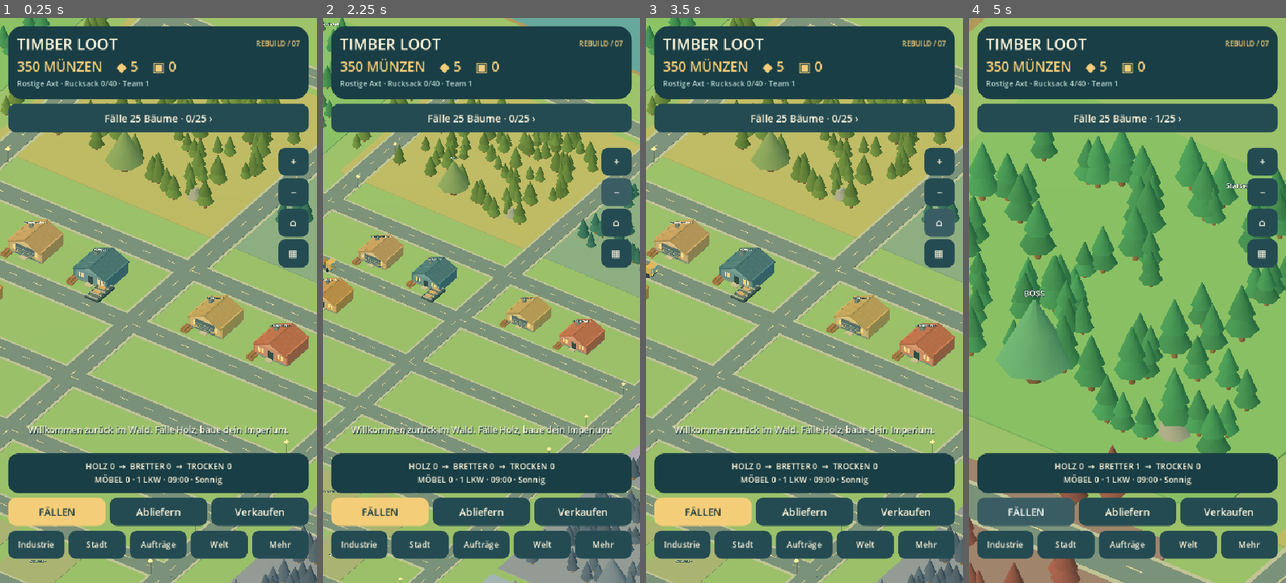
Above: before the commit, frames 1-4 (left to right).
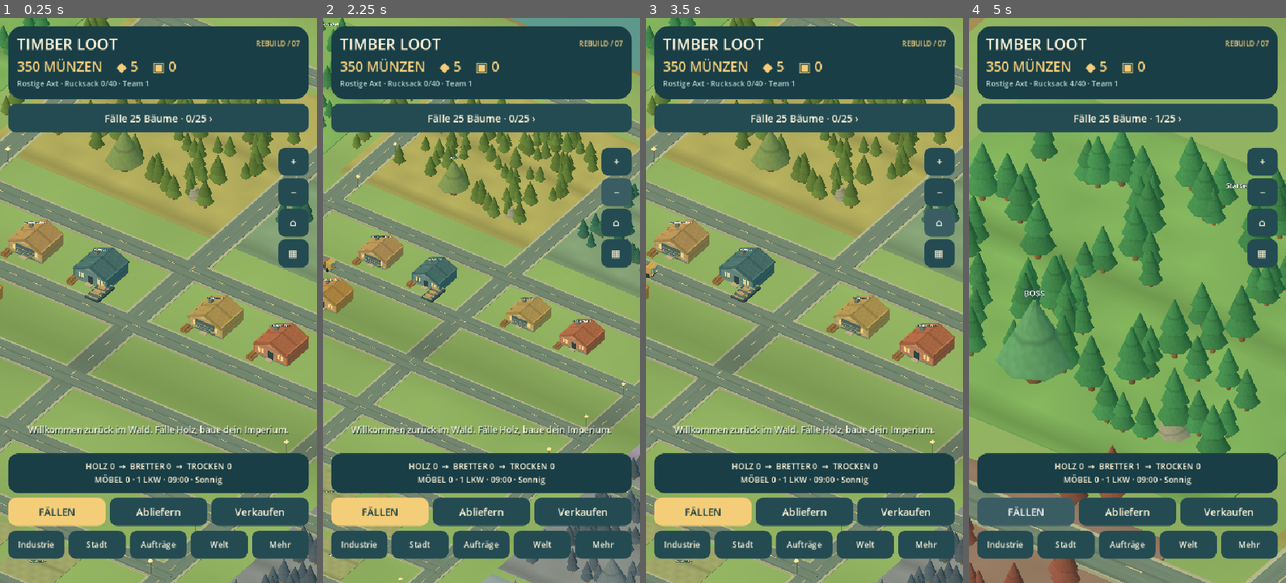
Above: after the commit, the same moments.

Repository: Whiskymitschuss/Project-Encyclopedia
Game: Godot game, scene res://Scenes/Main.tscn
The game is run twice, just before and just after one commit, with the same random seed, the same clock (stepped at 60 frames per second) and the same inputs.
Inputs:
- Up to frame 1 (0.25 s): no input
- Up to frame 2 (2.25 s): click "Fälle 25 Bäume · 0/25 ›" at 0.5 s; click "+" at 1.25 s; click "−" at 2 s
- Up to frame 3 (3.5 s): click "⌂" at 2.75 s
- Up to frame 4 (5 s): click "▦" at 3.5 s; click "FÄLLEN" at 4.25 s

The runs differ from the first frame. In frame 1, 13% of the frame differs, in the area x 0-100%, y 0-100%; in frame 2, 11%; in frame 3, 13%; in frame 4, 6.2%.

Commit message:
Polish mobile layout, pool effects, batch models and document tested rebuild

Diff:
--- a/Buildings/Models.gd
+++ b/Buildings/Models.gd
@@ -2,6 +2,7 @@
 extends RefCounted
 
 static var materials: Dictionary = {}
+static var grain: ImageTexture
 
 static func material(color: Color, glow: bool = false) -> StandardMaterial3D:
  var key = str(color)+str(glow)
@@ -9,6 +10,16 @@
  var result = StandardMaterial3D.new()
  result.albedo_color = color
  result.roughness = 0.88
+ if grain == null:
+  var image = Image.create(32,32,false,Image.FORMAT_RGB8)
+  for y in 32:
+   for x in 32:
+    var value = 0.92+float((x*13+y*7)%9)*0.01
+    if y%8==0: value = 0.83
+    image.set_pixel(x,y,Color(value,value,value))
+  image.generate_mipmaps()
+  grain = ImageTexture.create_from_image(image)
+ if not glow: result.albedo_texture = grain
  if glow:
   result.emission_enabled = true
   result.emission = color
@@ -89,6 +100,7 @@
    cylinder(root,0.4,3,Vector3(x,1.8,-4),Color("b18a5f"))
    cylinder(root,2.4,4,Vector3(x,4.3,-4),Color("5d9c64"),0.5)
    box(root,Vector3(3.0,0.5,1),Vector3(x,1.1,4),Color("b18758"))
+  bake(root)
   return root
  box(root,Vector3(width,0.7,depth),Vector3(0,0.65,0),Color("91a59c"))
  box(root,Vector3(width,height,depth),Vector3(0,height/2+0.9,0),Color("f0dfb7") if city else tone.lightened(0.23))
@@ -134,7 +146,29 @@
   if kind == "clinic":
    box(root,Vector3(2.8,0.6,0.2),Vector3(0,height+0.1,5.8),Color("e37e73"))
    box(root,Vector3(0.6,2.8,0.2),Vector3(0,height+0.1,5.9),Color("e37e73"))
+ bake(root)
  return root
+
+static func bake(root: Node3D) -> void:
+ var batches = {}
+ var old = []
+ for child in root.get_children():
+  if not child is MeshInstance3D or child.name in ["Saw","Crane"]: continue
+  var key = child.material_override
+  if not batches.has(key):
+   var surface = SurfaceTool.new()
+   surface.begin(Mesh.PRIMITIVE_TRIANGLES)
+   surface.set_material(key)
+   batches[key] = surface
+  batches[key].append_from(child.mesh,0,child.transform)
+  old.append(child)
+ for key in batches:
+  var combined = MeshInstance3D.new()
+  combined.mesh = batches[key].commit()
+  root.add_child(combined)
+ for child in old:
+  root.remove_child(child)
+  child.free()
 
 static func construction(progress: float) -> Node3D:
  var root = Node3D.new()
@@ -150,4 +184,5 @@
  arm.name = "Crane"
  box(root,Vector3(0.1,7,0.1),Vector3(-3,9.5,-5),Color("485d61"))
  log_pile(root,Vector3(-6,0.4,7),5)
+ bake(root)
  return root
--- a/Components/World.gd
+++ b/Components/World.gd
@@ -24,11 +24,14 @@
 var chip_pool: Array = []
 var chip_index = 0
 var cranes: Array = []
+var environment_resource: Environment
+var auto_tree_clock = 0.0
 
 func _ready() -> void:
  RenderingServer.set_default_clear_color(Color("71b6bf"))
  var environment_node = WorldEnvironment.new()
  var env = Environment.new()
+ environment_resource = env
  env.background_mode = Environment.BG_COLOR
  env.background_color = Color("71b6bf")
  env.ambient_light_source = Environment.AMBIENT_SOURCE_COLOR
@@ -99,6 +102,7 @@
    Models.cylinder(scenery,0.15,5,Vector3(x,3,z),Color("7c8d80"))
    var lamp = Models.box(scenery,Vector3(1.2,0.4,1.2),Vector3(x,5.6,z),Color("eddda5"))
    lamp.material_override = Models.material(Color("f5d797"),true)
+ Models.bake(scenery)
 
 func road(at: Vector3, size: Vector3, vertical: bool) -> void:
  Models.box(scenery,size+Vector3(1.8,-0.05,1.8),at-Vector3(0,0.1,0),Color("c8cfb4"))
@@ -175,12 +179,12 @@
   model.position = Catalog.industry_position(int(b.get("slot",i)))
   world_buildings.add_child(model)
   var saw = model.get_node_or_null("Saw")
-  if saw != null: machines.append({"node":saw,"kind":b.kind})
+  if saw != null: machines.append({"node":saw,"index":i})
   Models.label(model,"%s · %s" % [Catalog.BUILDINGS[b.kind].name,b.level],Vector3(0,10,0),24)
   if Catalog.RECIPES.has(b.kind):
    for j in 3:
     var good = Models.box(world_buildings,Vector3(2.2,0.55,1),model.position+Vector3(5,2.1,6+j*2),Color("e4b77a"))
-    moving_goods.append({"mesh":good,"origin":model.position,"phase":j/3.0,"kind":b.kind})
+    moving_goods.append({"mesh":good,"origin":model.position,"phase":j/3.0,"index":i})
  for h in Game.state.homes:
   var model = Models.building(h.kind,int(h.level),true)
   model.position = Catalog.home_position(int(h.plot))
@@ -261,16 +265,25 @@
  sync_actors()
  var daylight = clampf(sin((float(Game.state.time)-6.0)/24.0*TAU),0.0,1.0)
  sun.light_energy = 0.22+daylight*0.65
+ environment_resource.ambient_light_energy = 0.28+daylight*0.37
+ environment_resource.background_color = Color("294654").lerp(Color("71b6bf"),daylight)
+ environment_resource.fog_enabled = int(Game.state.weather)==3 and Game.state.quality>0
+ environment_resource.fog_light_color = Color("c6d4c1")
+ environment_resource.fog_density = 0.004
  sun.rotation_degrees.x = -25-daylight*40
  weather.position = focus+Vector3(0,36,0)
  weather.emitting = int(Game.state.weather) == 2 and Game.state.quality > 0
  for machine in machines:
-  if float(Game.flow.get(machine.kind,0))>0: machine.node.rotate_y(delta*8)
+  if float(Game.flow.get("building:%s" % machine.index,0))>0: machine.node.rotate_y(delta*8)
  for crane in cranes: crane.rotation.y = sin(time*0.45)*0.2
  for item in moving_goods:
-  if float(Game.flow.get(item.kind,0)) > 0:
+  if float(Game.flow.get("building:%s" % item.index,0)) > 0:
    item.phase = fmod(float(item.phase)+delta*0.18,1.0)
   item.mesh.position = item.origin+Vector3(5,2.1,4+item.phase*8)
+ auto_tree_clock += delta
+ if auto_tree_clock>=maxf(0.6,6.0/maxi(1,int(Game.state.workers))) and float(Game.flow.get("harvest",0))>0:
+  auto_tree_clock = 0
+  on_harvested(int(Game.state.biome),0)
  for biome in trees.size():
   for index in trees[biome].size():
    var tree = trees[biome][index]
--- a/Managers/Game.gd
+++ b/Managers/Game.gd
@@ -151,15 +151,16 @@
  var accepted = minf(harvest,capacity()-float(state.resources.wood))
  add_resource("wood",accepted)
  state.gathered += accepted
- flow = {}
+ flow = {"harvest":accepted/maxf(delta,0.001)}
  var proposals = []
  var demand = {}
  var output_demand = {}
- for b in state.buildings:
+ for building_index in state.buildings.size():
+  var b = state.buildings[building_index]
   if b.get("paused",false) or not Catalog.RECIPES.has(b.kind): continue
   var recipe = Catalog.RECIPES[b.kind]
   var cycles = float(recipe.speed)*int(b.level)*(1+research_level("production")*0.12+minf(public_level("school")*0.04,0.5))*multiplier()*boost("processing")*delta
-  proposals.append({"kind":b.kind,"recipe":recipe,"cycles":cycles})
+  proposals.append({"kind":b.kind,"index":building_index,"recipe":recipe,"cycles":cycles})
   for key in recipe["in"]:
    demand[key] = float(demand.get(key,0))+float(recipe["in"][key])*cycles
   for key in recipe.out:
@@ -179,6 +180,7 @@
   for key in recipe["in"]: consumed[key] = float(consumed.get(key,0))+float(recipe["in"][key])*cycles
   for key in recipe.out: produced[key] = float(produced.get(key,0))+float(recipe.out[key])*cycles
   flow[proposal.kind] = float(flow.get(proposal.kind,0))+cycles/maxf(delta,0.001)
+  flow["building:%s" % proposal.index] = cycles/maxf(delta,0.001)
  for key in consumed: state.resources[key] = maxf(0,float(state.resources[key])-float(consumed[key]))
  for key in produced: add_resource(key,float(produced[key]))
  if state.auto_export:
--- a/UI/HUD.gd
+++ b/UI/HUD.gd
@@ -327,7 +327,7 @@
  var d = Catalog.BUILDINGS[b.kind]
  modal_title.text = d.name.to_upper()
  var box = card("Stufe %s / %s" % [b.level,d.max],d.desc)
- dynamic_text(box,func(): return "Produktion: %.2f Zyklen/s" % float(Game.flow.get(b.kind,0)))
+ dynamic_text(box,func(): return "Dieser Betrieb: %.2f Zyklen/s" % float(Game.flow.get("building:%s" % index,0)))
  text(box,"Ausbau: %s Münzen" % Catalog.number(Game.cost_for(b.kind,int(b.level)+1)),17,GOLD)
  button(box,"AUSBAUEN" if not Game.job_for("upgrade",index) else "AUSBAU LÄUFT",func(): action(func(): Game.upgrade(index)),not Game.job_for("upgrade",index) and b.level < d.max)
  if Catalog.RECIPES.has(b.kind):
Binary file added: docs/preview-city.png
Binary file added: docs/preview-start.png
Not shown, changed: README.md
Not shown, added: docs/ANDROID.md
Not shown, added: docs/VALIDATION.md
Not shown, changed: scripts/backup.py
